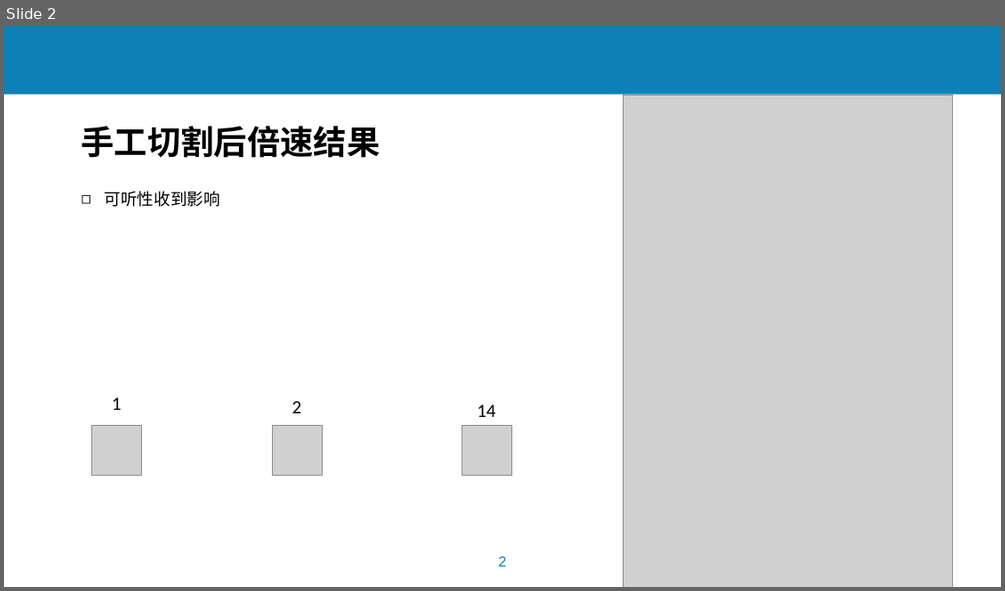
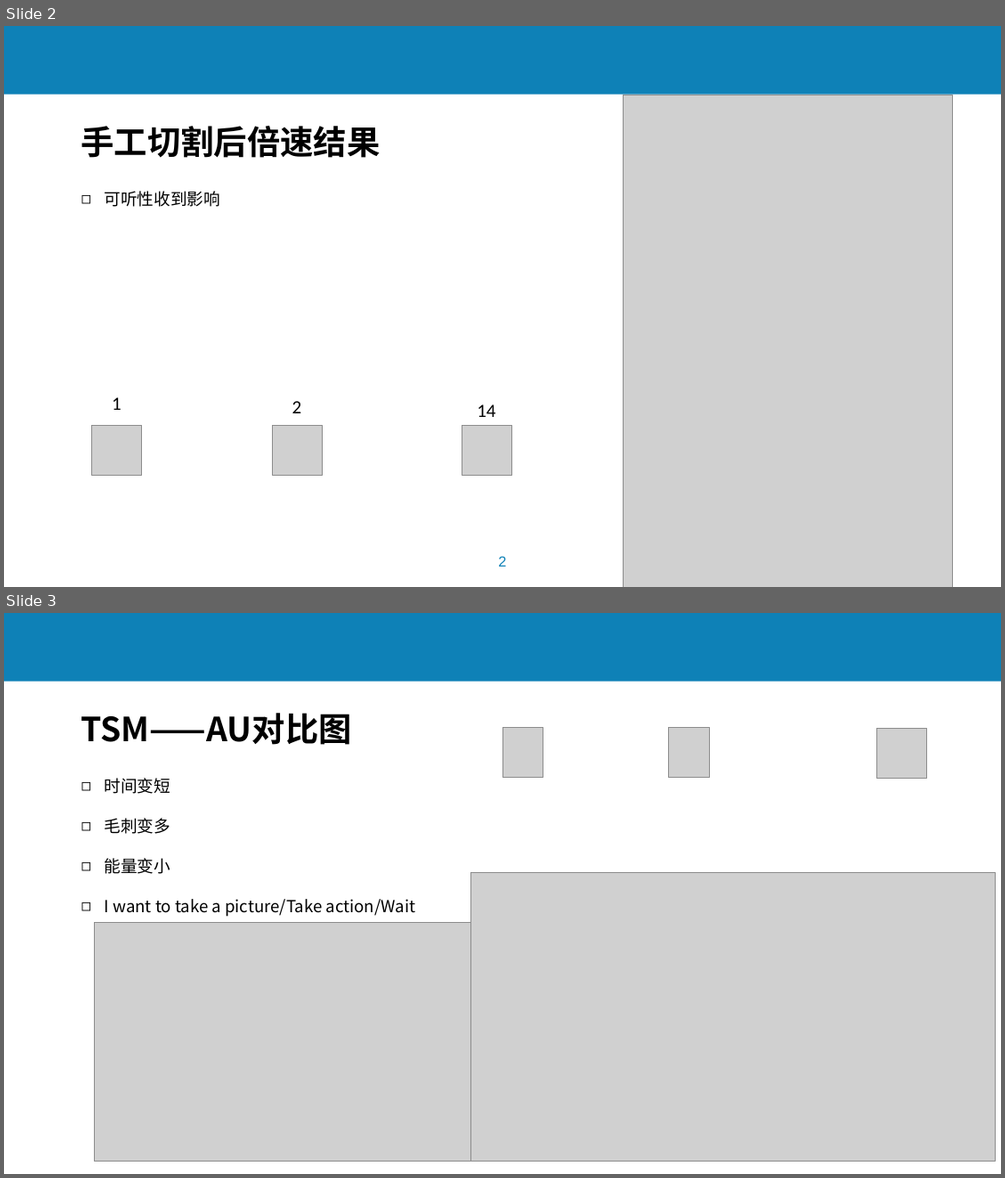
Before and after one commit to lchmoxing/audio_tsm_test, a slide deck: documents/基于音频预处理过程的语音识别系统攻击5.6_brief.pptx. Shown one above the other, each under a label of ours: slide 2 before the commit, slides 2 and 3 after it. The pictures are 1005x591 and 1005x1178 pixels, drawn with LibreOffice and Linux fonts; fonts in the diff are those of the drawing; grey boxes stand for pictures; background and template pictures are left out. Boxes give left, top, right and bottom in pixels: in the first picture for what was removed or moved away, otherwise in the second. Text is boxed around its words. In the diff, an @@ line names an element or a change of style, - is before the commit and + after.

```diff
--- a/documents/基于音频预处理过程的语音识别系统攻击5.6_brief.pptx
+++ b/documents/基于音频预处理过程的语音识别系统攻击5.6_brief.pptx
@@ slide 3 added at (x1=4, y1=613, x2=1001, y2=1174), background #FFFFFF; not listed: 2 template elements that a slide beside it also shows @@
@@ text added at (x1=81, y1=713, x2=352, y2=745), 32 pt, text #000000, bold @@
+TSM——AU对比图
@@ picture added at (x1=502, y1=728, x2=544, y2=778) @@
@@ picture added at (x1=669, y1=728, x2=710, y2=778) @@
@@ picture added at (x1=877, y1=729, x2=927, y2=779) @@
@@ text added at (x1=105, y1=778, x2=415, y2=916), 16 pt, text #000000 @@
+◻ 时间变短
+◻ 毛刺变多
+◻ 能量变小
+◻ I want to take a picture/Take action/Wait
@@ picture added at (x1=470, y1=873, x2=995, y2=1161) @@
@@ picture added at (x1=94, y1=922, x2=470, y2=1160) @@
```
Also in this commit, not shown: 4 slides changed.
